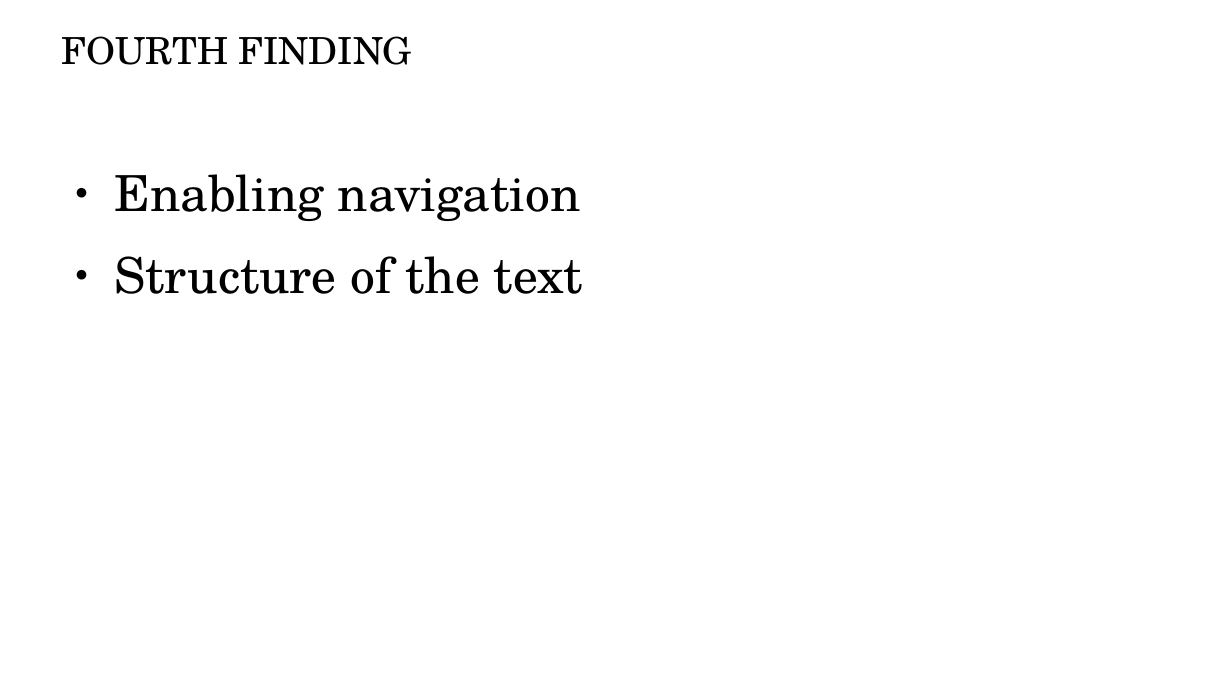
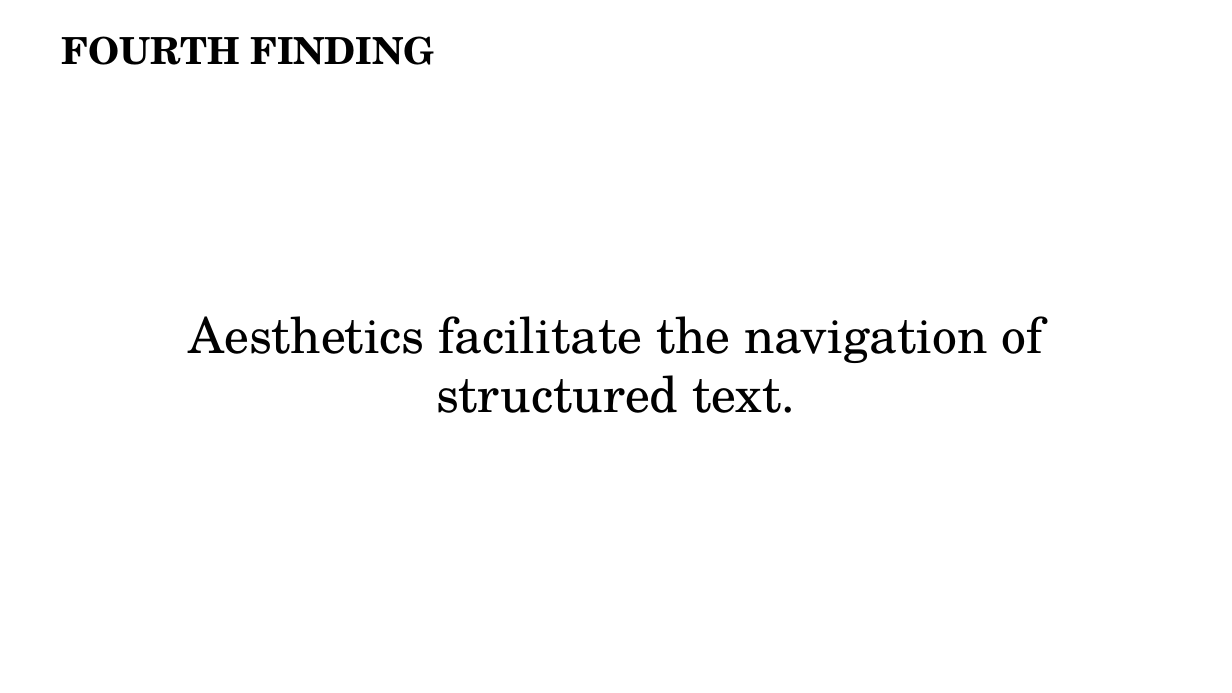
Before and after one commit to periode/thesis, a slide deck: slide 28 of jury/soutenance/Soutenance.odp (slide 15 before the commit). Drawn at 1232x693 pixels with LibreOffice and Linux fonts; fonts in the diff are those of the drawing. Boxes give left, top, right and bottom in pixels: in the first picture for what was removed or moved away, otherwise in the second. Text is boxed around its words. In the diff, an @@ line names an element or a change of style, - is before the commit and + after.

```diff
--- a/jury/soutenance/Soutenance.odp
+++ b/jury/soutenance/Soutenance.odp
@@ title "FOURTH FINDING" at (62, 36, 434, 65): bold on @@
@@ text "Aesthetics facilitate the navigation of ..." at (189, 316, 1042, 413): vertical alignment top to middle @@
@@ text at (189, 316, 1042, 413): text changed @@
-● Enabling navigation
-● Structure of the text
+Aesthetics facilitate the navigation of structured text.
```
Also in this commit, not shown: 11 other slides changed, 24 slides added, 12 slides removed, 7 other files.
